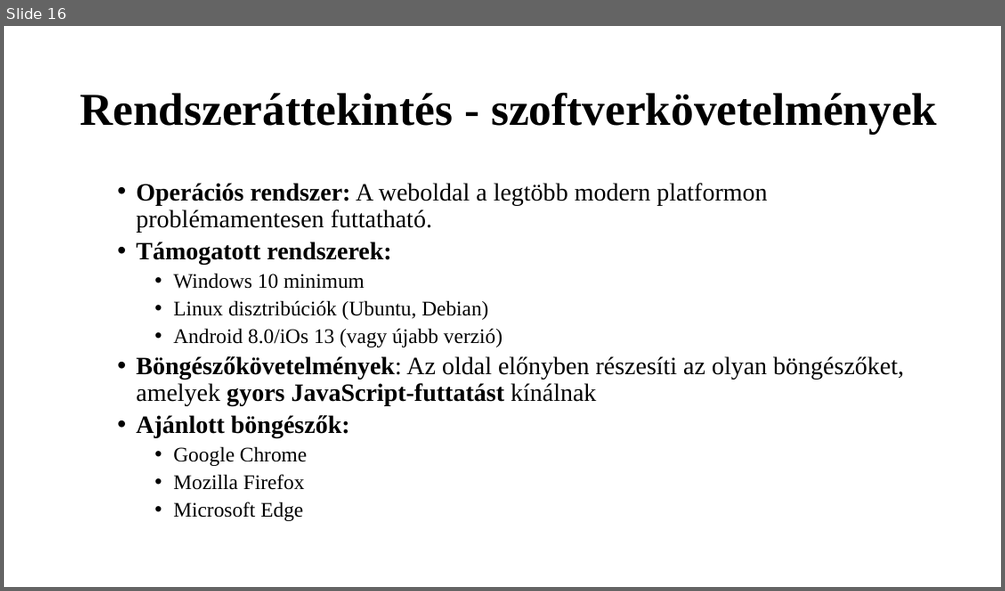
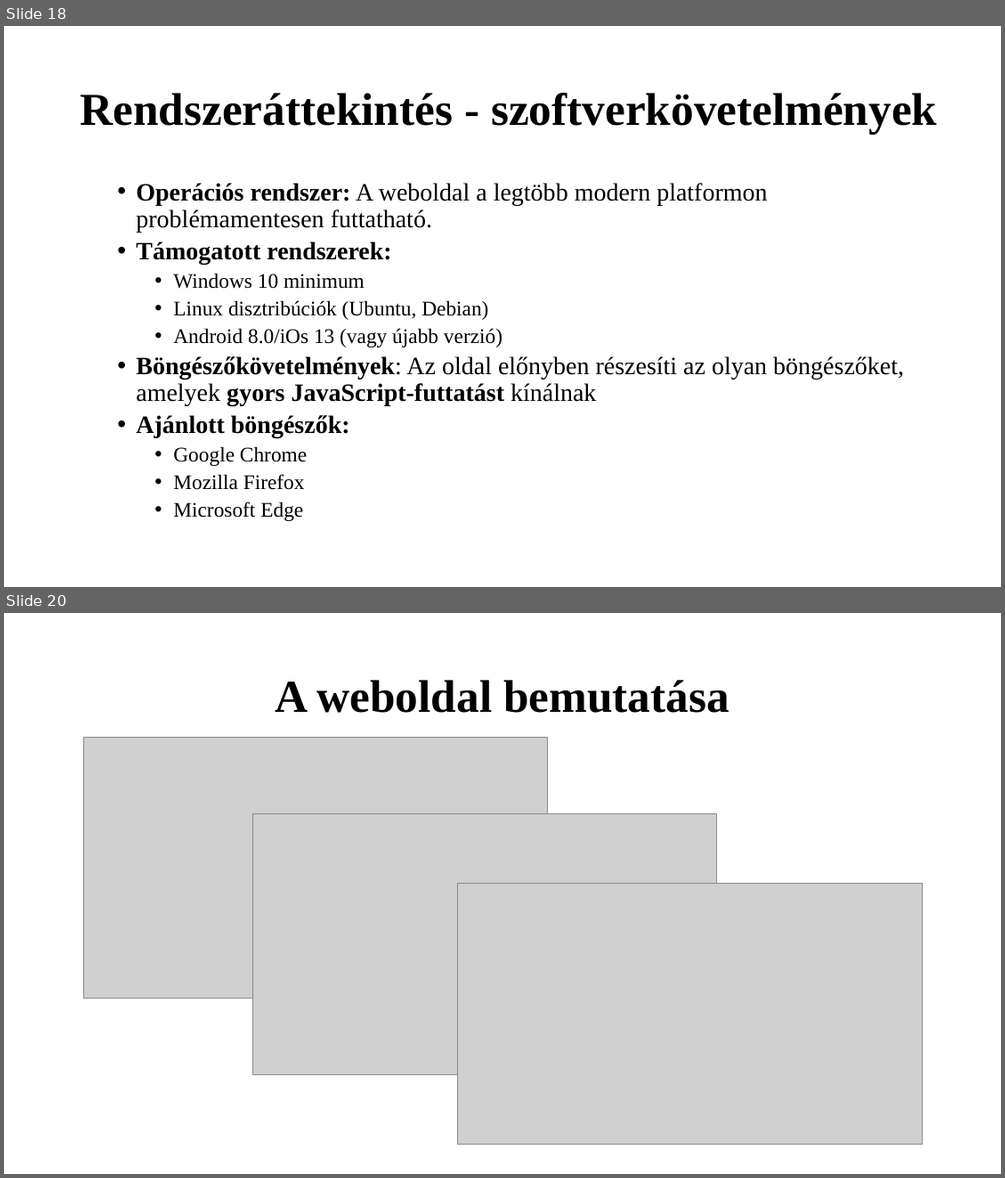
Before and after one commit to K0RN3L07/ParKing, a slide deck: Dokumentáció/ParKing-prezentacio.pptx. Shown one above the other, each under a label of ours: slide 16 before the commit, slides 18 and 20 after it; the slides between them are not shown. The pictures are 1005x591 and 1005x1178 pixels, drawn with LibreOffice and Linux fonts; fonts in the diff are those of the drawing; grey boxes stand for pictures. Boxes give left, top, right and bottom in pixels: in the first picture for what was removed or moved away, otherwise in the second. Text is boxed around its words. In the diff, an @@ line names an element or a change of style, - is before the commit and + after.

```diff
--- a/Dokumentáció/ParKing-prezentacio.pptx
+++ b/Dokumentáció/ParKing-prezentacio.pptx
@@ slide 20 added at [4,613,1001,1174], background #FFFFFF @@
@@ title added at [275,680,729,713], 44 pt, text #000000, bold @@
+A weboldal bemutatása
@@ picture added at [83,737,548,998] @@
@@ picture added at [253,813,718,1074] @@
@@ picture added at [458,883,922,1144] @@
@@ what was slide 16 is now slide 18 @@
```
Also in this commit, not shown: 11 slides changed, 3 other slides added.
